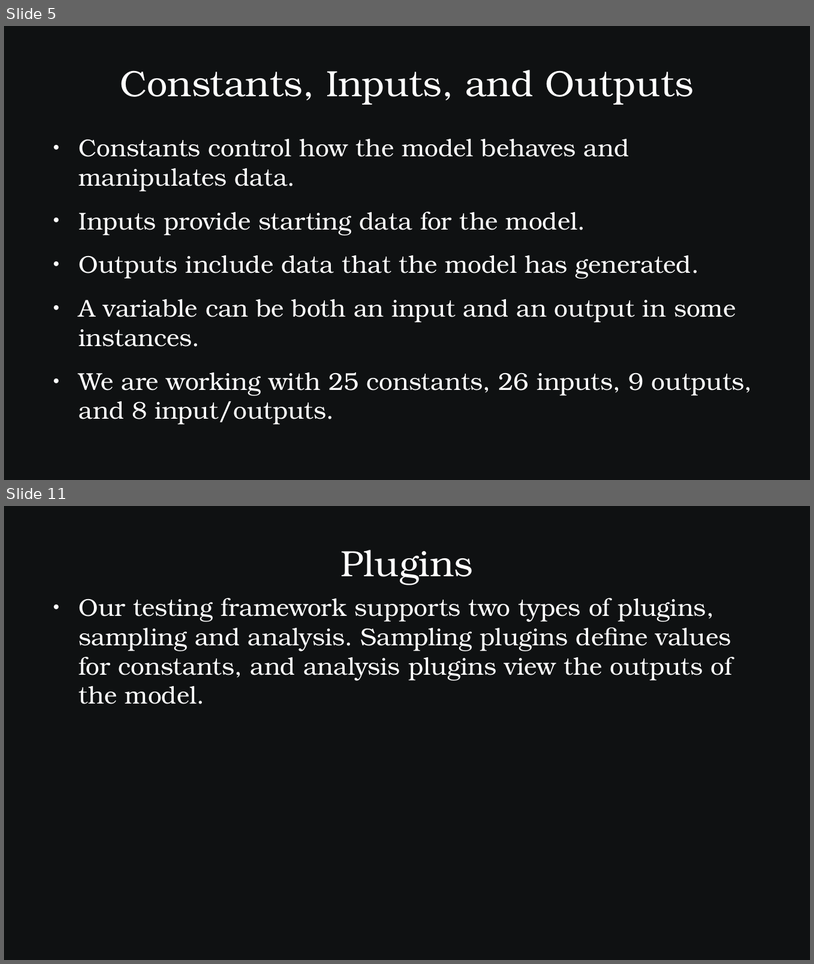
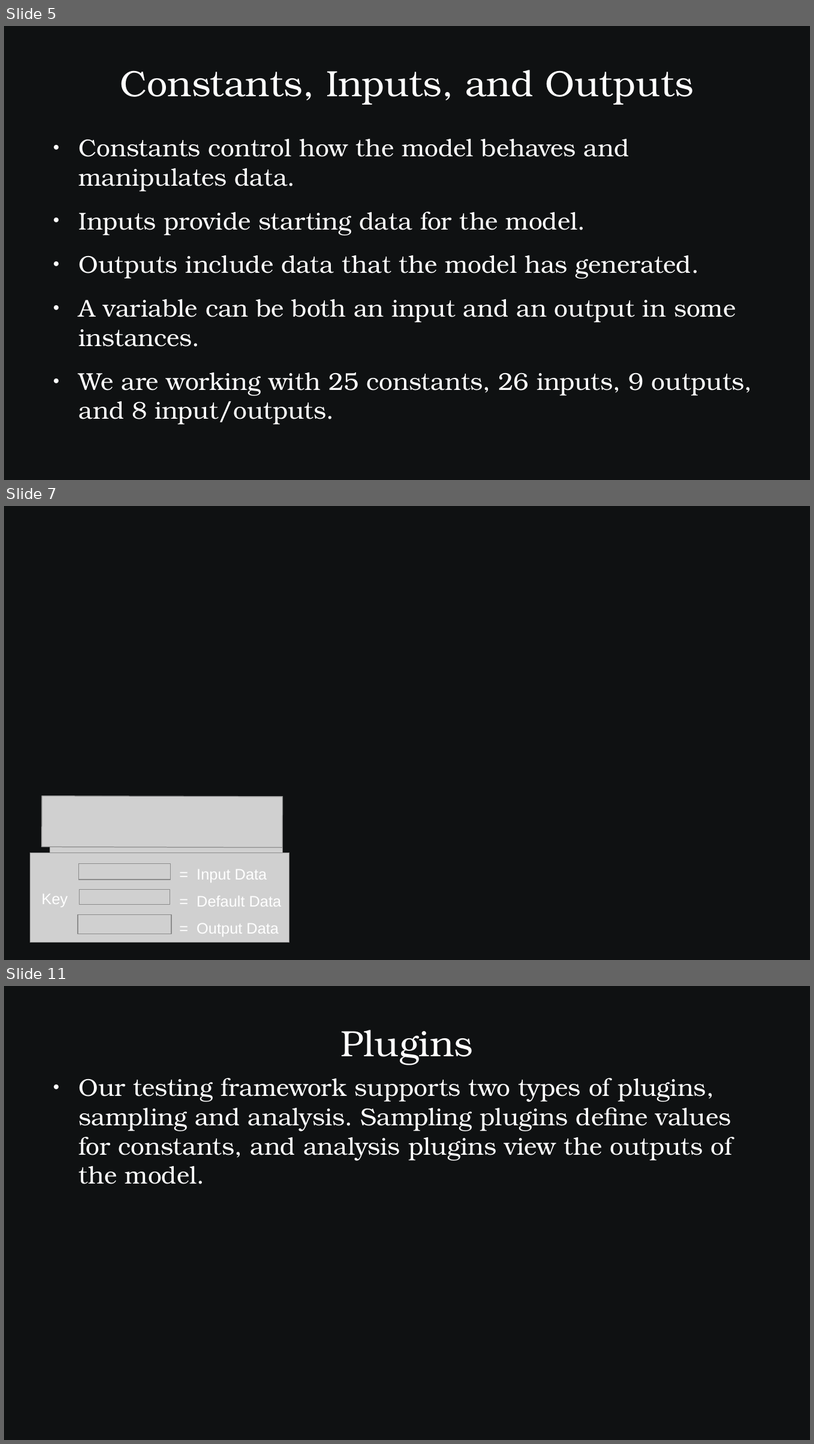
Before and after one commit to SamAllen06/lake_temp_work, a slide deck: documentation/for_collaborators/TestingSoftwareOverview.odp. Shown one above the other, each under a label of ours: slides 5 and 11 before the commit, slides 5, 7 and 11 after it; the slides between them are not shown. The pictures are 814x964 and 814x1444 pixels, drawn with LibreOffice and Linux fonts; fonts in the diff are those of the drawing; grey boxes stand for pictures; background and template pictures are left out. Boxes give left, top, right and bottom in pixels: in the first picture for what was removed or moved away, otherwise in the second. Text is boxed around its words. In the diff, an @@ line names an element or a change of style, - is before the commit and + after.

```diff
--- a/documentation/for_collaborators/TestingSoftwareOverview.odp
+++ b/documentation/for_collaborators/TestingSoftwareOverview.odp
@@ slide 7 added at [4,506,810,960], background picture (left out) @@
@@ picture added at [42,795,283,847] @@
@@ picture added at [50,845,283,892] @@
@@ group added at [30,853,290,943]: 4 pictures, 2 texts @@
+= Input Data
+= Default Data
+= Output Data
+Key
```
Also in this commit, not shown: 5 slides changed, 1 slide removed, 2 other files.
